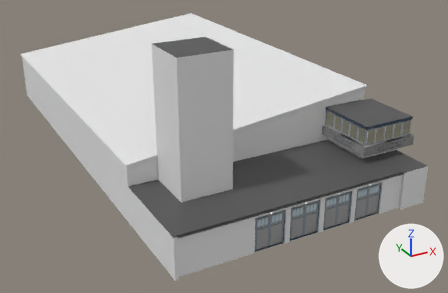
Before and after pictures for a commit that changed the glTF model PackageSources/modellib/edap-main-building/edap-main-building_LOD00.gltf.
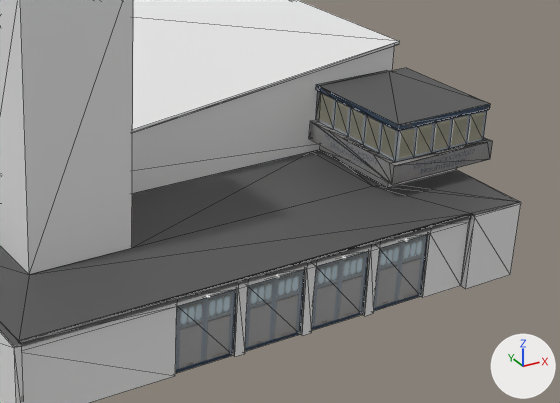
The first picture shows the older version from a 50 mm camera at (-30.0, -64.1, 29.7) aimed at (2.5, -5.0, 0.1). The close-ups show both versions on the part from 37% to 100% of the width and 22% to 91% of the height of that picture; other places that the commit changed are outside them. Lighting does not change. The marker at lower right points along +X, +Y and +Z. The close-ups show mesh edges as thin lines. Where no turn or scale is listed for an object, it has been applied to the vertices. Vertices at the same position are counted once.

Script lines for the objects in view, before the commit:
```python
me_cube = bpy.data.meshes.new('Cube')
me_cube.from_pydata(...)  # 123 vertices, 194 faces; spans x -13.6..13.6, y -26.0..26.2, z -0.2..9.2
# faces by material slot: [88, 50, 38, 10, 8]
me_cube.materials.append(mat_edap_main_building_west)  # its picture is missing
me_cube.materials.append(mat_edap_plaster_white)  # its picture is missing
me_cube.materials.append(mat_edap_roofing_bitumen)  # its picture is missing
me_cube.materials.append(mat_edap_main_building_south)  # its picture is missing
me_cube.materials.append(mat_edap_main_building_double_door)
me_cube_001 = bpy.data.meshes.new('Cube.001')
me_cube_001.from_pydata(...)  # 8 vertices, 10 faces; spans x -10.53..-5.43, y -21.07..-16.05, z 3.8..16.57
# faces by material slot: [8, 2]
me_cube_001.materials.append(mat_edap_plaster_white)  # its picture is missing
me_cube_001.materials.append(mat_edap_roofing_bitumen)  # its picture is missing
me_cube_002 = bpy.data.meshes.new('Cube.002')
me_cube_002.from_pydata(...)  # 95 vertices, 174 faces; spans x 8.18..14.57, y -22.71..-16.02, z 3.8..7.58
# faces by material slot: [88, 43, 5, 38]
me_cube_002.materials.append(mat_edap_tower_west)  # picture img_edap_tower_west
me_cube_002.materials.append(mat_edap_plaster_white)  # its picture is missing
me_cube_002.materials.append(mat_edap_roofing_bitumen)  # its picture is missing
me_cube_002.materials.append(mat_edap_tower_window)
ob_body = bpy.data.objects.new('body', me_cube)
ob_body.location = (0.0, 0.0, 0.0)
ob_fallschirmtrockenturm = bpy.data.objects.new('Fallschirmtrockenturm', me_cube_001)
ob_fallschirmtrockenturm.location = (0.0, 0.0, 0.0)
ob_tower = bpy.data.objects.new('Tower', me_cube_002)
ob_tower.location = (0.0, 0.0, 0.0)
# also in view: 'drainage' at (-1.3, -25.8, 3.6); 'drainage rim' at (-1.3, -25.8, 3.7)
```
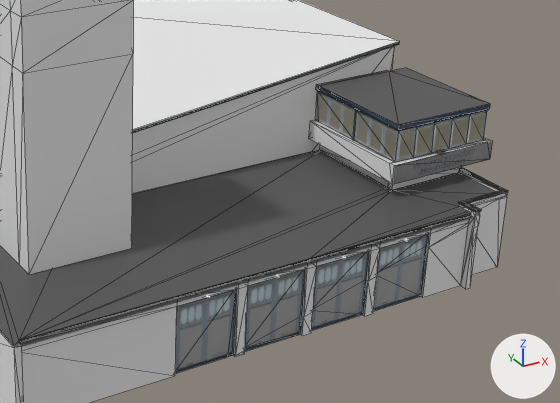
Where the newer file only moved an object's origin or applied its transform, the numbers keep the older frame.

Boxes (x1, y1, x2, y2) around the edits, measured in the close-ups (560 x 403 px; the box of a moved part takes in the faces that stretch with it):
'body', reshaped: before (0, 0, 521, 403); after (0, 0, 508, 403)
part 1 of me_cube, added (black): after (458, 168, 508, 212)
part 2 of me_cube, built on: before (0, 150, 521, 342); after (19, 46, 508, 373)
part 3 of me_cube, recoloured: (132, 42, 400, 133) in both
part 4 of me_cube_002, moved or reshaped: (311, 91, 487, 184) in both
part 5 of me_cube_002, recoloured: (309, 121, 394, 185) in both
part 6 of me_cube_002, recoloured: (390, 137, 491, 166) in both

What changed in the scene script:
```text
Add mat_edap_paint_white:
    mat_edap_paint_white = principled_material('EDAP paint white')
    mat_edap_paint_white.base_color = (0.702, 0.702, 0.702)  # light grey #dadada
Add mat_edap_paint_dark_blue:
    mat_edap_paint_dark_blue = principled_material('EDAP paint dark blue')
    mat_edap_paint_dark_blue.base_color = (0.0, 0.105, 0.402)  # blue #005baa
    mat_edap_paint_dark_blue.roughness = 0.85
Change me_cube:
    used by ob_body; location = (0.0, 0.0, 0.0)
    remove me_cube.from_pydata(...)  # 123 vertices, 194 faces; spans x -13.6..13.6, y -26.0..26.2, z -0.2..9.2
    add me_cube.from_pydata(...)  # 220 vertices, 371 faces; spans x -13.6..13.6, y -26.0..26.2, z -0.2..9.2
    me_cube part 1: a new loose piece of 20 vertices spanning x 10.5..13.5, y -26.0..-21.9, z 4.0, in mat_edap_pvc_gray (dark grey #5b5b5b)
    me_cube part 2: 10 vertices removed from x -13.2..13.5, y -26.0..-21.1, z -0.2..3.8; 87 vertices added at x -3.1..13.5, y -26.0..-16.1, z -0.2..4.6
    me_cube part 3: 6 faces spanning x -13.6..13.6, y -16.3..26.2, z 5.9..9.2 switch from mat_edap_plaster_white (its picture is missing) to mat_edap_pvc_gray (dark grey #5b5b5b)
Change me_cube_002:
    used by ob_tower; location = (0.0, 0.0, 0.0)
    remove me_cube_002.from_pydata(...)  # 95 vertices, 174 faces; spans x 8.18..14.57, y -22.71..-16.02, z 3.8..7.58
    add me_cube_002.from_pydata(...)  # 106 vertices, 194 faces; spans x 8.18..14.57, y -22.71..-16.02, z 3.8..7.58
    me_cube_002 part 4
    15 vertices are removed from x 8.18..8.52, y -21.18..-16.26, z 5.6..7.28
    73 faces are deleted
    4 vertices in x 13.5, y -21.58..-16.04, z 3.8..4.6 move by (-0.42, 0.0, 0.0)
    7 vertices are added at x 8.47..8.52, y -19.26..-19.2, z 5.6..7.28
    14 new vertices lie (0.0, 0.0, -0.04) away from vertices in x 8.52..14.26, y -22.39..-16.02, z 7.28
    5 new vertices lie (0.0, 0.06, 0.0) away from vertices in x 8.47..8.52, y -19.26, z 5.6..7.28
    5 new faces join them, mat_edap_plaster_white (its picture is missing)
    42 new faces join them, mat_edap_tower_window
    7 new faces join them, mat_edap_paint_white (light grey #dadada)
    39 new faces join them, mat_edap_paint_dark_blue (blue #005baa)
    me_cube_002 part 5: 6 faces spanning x 8.18..14.57, y -22.71..-16.05, z 4.6..5.6 switch from mat_edap_tower_west (picture img_edap_tower_west) to mat_edap_plaster_white (its picture is missing)
    me_cube_002 part 6: 18 faces spanning x 8.18..14.57, y -22.71..-16.34, z 5.6 switch from mat_edap_tower_west (picture img_edap_tower_west) to mat_edap_paint_white (light grey #dadada)
    add me_cube_002.materials.append(mat_edap_paint_dark_blue)  # blue #005baa
```
